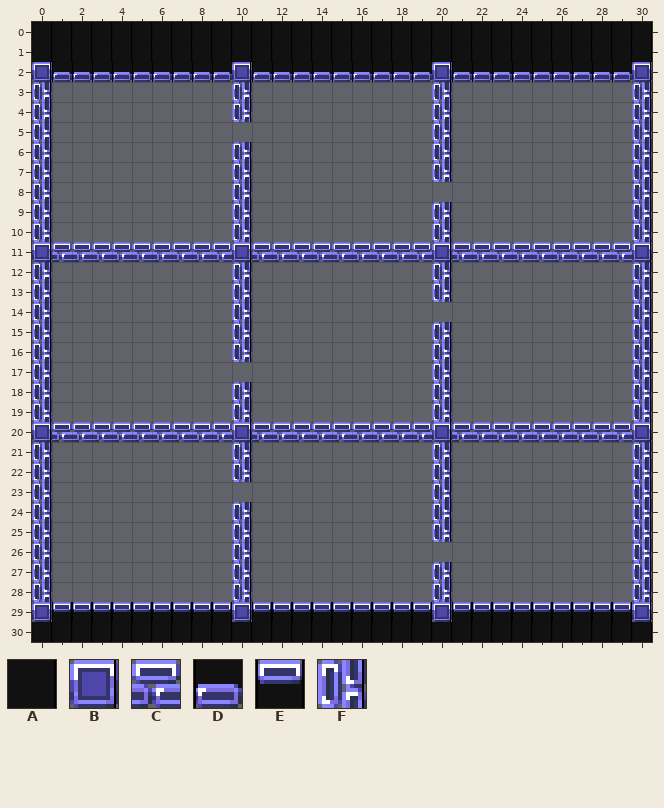
An edit to a level. Tiled map (JSON), games/Phaser-Snake-Game/public/assets/Tiled/Stage-08.json. The picture above is the old version.
Cells are 24x24 px. Shown: x 0..30, y 0..30.
Key: from "tileSheetx24": A 99, B 132, C 133, D 134, E 135, F 164.
_ is an empty cell.
Layer "Wall" before, first column x 0:
 0 AAAAAAAAAAAAAAAAAAAAAAAAAAAAAAA
 1 AAAAAAAAAAAAAAAAAAAAAAAAAAAAAAA
 2 BDDDDDDDDDBDDDDDDDDDBDDDDDDDDDB
 3 F_________F_________F_________F
 4 F_________F_________F_________F
 5 F___________________F_________F
 6 F_________F_________F_________F
 7 F_________F_________F_________F
 8 F_________F___________________F
 9 F_________F_________F_________F
10 F_________F_________F_________F
11 BCCCCCCCCCBCCCCCCCCCBCCCCCCCCCB
12 F_________F_________F_________F
13 F_________F_________F_________F
14 F_________F___________________F
15 F_________F_________F_________F
16 F_________F_________F_________F
17 F___________________F_________F
18 F_________F_________F_________F
19 F_________F_________F_________F
20 BCCCCCCCCCBCCCCCCCCCBCCCCCCCCCB
21 F_________F_________F_________F
22 F_________F_________F_________F
23 F___________________F_________F
24 F_________F_________F_________F
25 F_________F_________F_________F
26 F_________F___________________F
27 F_________F_________F_________F
28 F_________F_________F_________F
29 BEEEEEEEEEBEEEEEEEEEBEEEEEEEEEB
30 AAAAAAAAAAAAAAAAAAAAAAAAAAAAAAA
Once edited:
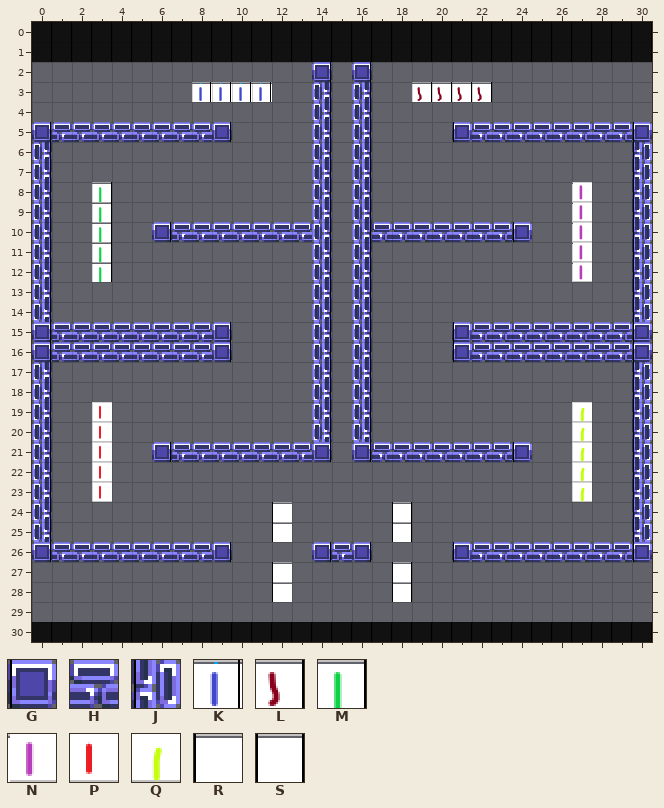
Further tiles: from "tileSheetx24": G 132 flipped left-right, H 133 flipped left-right, J 164 flipped left-right, K 352, L 353, M 354, N 355, P 356, Q 357, R 358, S 359.
Tiles of an added or newly shown layer are drawn over the layers below it.
Message: added more stages and portals
Diff:
Layer "Wall":
y 2: x 0..30 BDDDDDDDDDBDDDDDDDDDBDDDDDDDDDB -> ______________B_B______________
y 3..4: x 0 F -> _; x 10 F -> _; x 14 _ -> F; x 16 _ -> F; x 20 F -> _; x 30 F -> _
y 5: x 0..9 F_________ -> BCCCCCCCCB; x 14 _ -> F; x 16 _ -> F; x 20..30 F_________F -> _GHHHHHHHHG
y 6..7: x 10 F -> _; x 14 _ -> F; x 16 _ -> F; x 20 F -> _; x 30 F -> J
y 8: x 10 F -> _; x 14 _ -> F; x 16 _ -> F; x 30 F -> J
y 9: x 10 F -> _; x 14 _ -> F; x 16 _ -> F; x 20 F -> _; x 30 F -> J
y 10: x 6..14 ____F____ -> BCCCCCCCF; x 16..24 ____F____ -> FHHHHHHHG; x 30 F -> J
y 11: x 0..30 BCCCCCCCCCBCCCCCCCCCBCCCCCCCCCB -> F_____________F_F_____________J
y 12..13: x 10 F -> _; x 14 _ -> F; x 16 _ -> F; x 20 F -> _; x 30 F -> J
y 14: x 10 F -> _; x 14 _ -> F; x 16 _ -> F; x 30 F -> J
y 15..16: x 0..10 F_________F -> BCCCCCCCCB_; x 14 _ -> F; x 16 _ -> F; x 20..30 F_________F -> _GHHHHHHHHG
y 17: x 14 _ -> F; x 16 _ -> F; x 20 F -> _; x 30 F -> J
y 18..19: x 10 F -> _; x 14 _ -> F; x 16 _ -> F; x 20 F -> _; x 30 F -> J
y 20: x 0..30 BCCCCCCCCCBCCCCCCCCCBCCCCCCCCCB -> F_____________F_F_____________J
y 21: x 6..14 ____F____ -> BCCCCCCCB; x 16..24 ____F____ -> BHHHHHHHG; x 30 F -> J
y 22: x 10 F -> _; x 20 F -> _; x 30 F -> J
y 23: x 20 F -> _; x 30 F -> J
y 24..25: x 10 F -> _; x 20 F -> _; x 30 F -> J
y 26: x 0..10 F_________F -> BCCCCCCCCB_; x 14..16 ___ -> BCB; x 21..30 _________F -> GHHHHHHHHG
y 27..28: x 0 F -> _; x 10 F -> _; x 20 F -> _; x 30 F -> _
y 29: x 0..30 BEEEEEEEEEBEEEEEEEEEBEEEEEEEEEB -> _______________________________
Layer "Portal-1" (added):
y 3: x 8..11 ____ -> KKKK; x 19..22 ____ -> LLLL
y 8..12: x 3 _ -> M; x 27 _ -> N
y 24..25: x 12 _ -> R; x 18 _ -> S
y 27..28: x 12 _ -> R; x 18 _ -> S
Layer "Portal-2" (added):
y 3: x 8..11 ____ -> KKKK; x 19..22 ____ -> LLLL
y 8..12: x 3 _ -> M; x 27 _ -> N
y 24..25: x 12 _ -> R; x 18 _ -> S
y 27..28: x 12 _ -> R; x 18 _ -> S
Layer "Portal-3" (added):
y 3: x 8..11 ____ -> KKKK; x 19..22 ____ -> LLLL
y 8..12: x 3 _ -> M; x 27 _ -> N
y 24..25: x 12 _ -> R; x 18 _ -> S
y 27..28: x 12 _ -> R; x 18 _ -> S
Layer "Portal-4" (added):
y 3: x 8..11 ____ -> KKKK; x 19..22 ____ -> LLLL
y 5: x 16 _ -> F
y 8..12: x 3 _ -> M; x 27 _ -> N
y 19..23: x 3 _ -> P; x 27 _ -> Q
y 24..25: x 12 _ -> R; x 18 _ -> S
y 27..28: x 12 _ -> R; x 18 _ -> S
